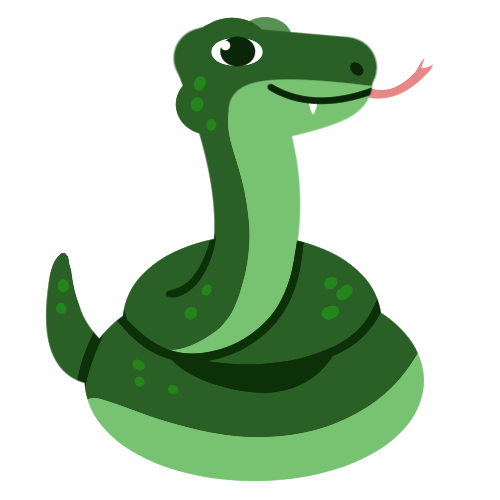
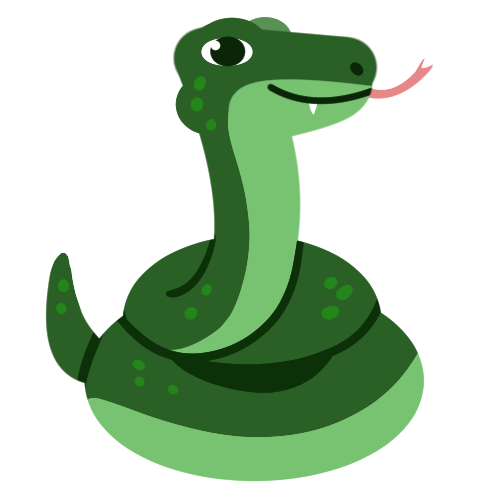
Layered file, before and after one edit (500px x 500px). Changes by layer:
removed layer "Layer 0" over [201, 36, 263, 67]
added layer "뱀" over [201, 36, 263, 67]
